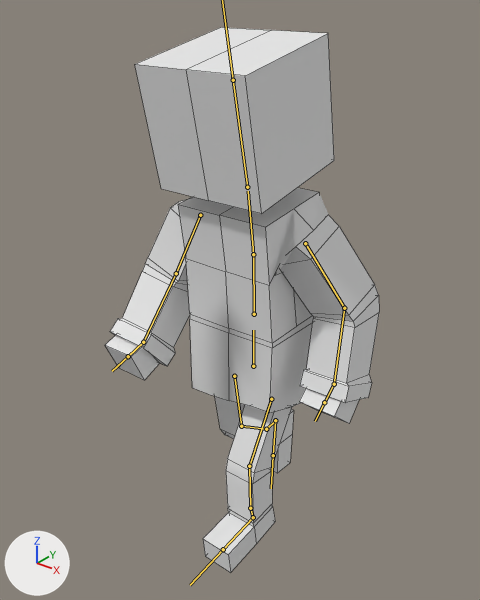
Renders of the FBX model Assets/Handmade stuff/Hero(Colby)/Colby.fbx from each side of a commit.
Both versions are drawn from a camera (50 mm lens) standing at (6.15, -8.07, 9.41) and looking at (-0.15, -0.2, 4.53). Lighting does not change. The marker at lower left points along +X, +Y and +Z. Both versions are drawn at frame 11 of the action 'Armature|Running'; the numbers are the values there. The bones that bend it are drawn over the model as lines. Mesh edges are drawn as thin lines.
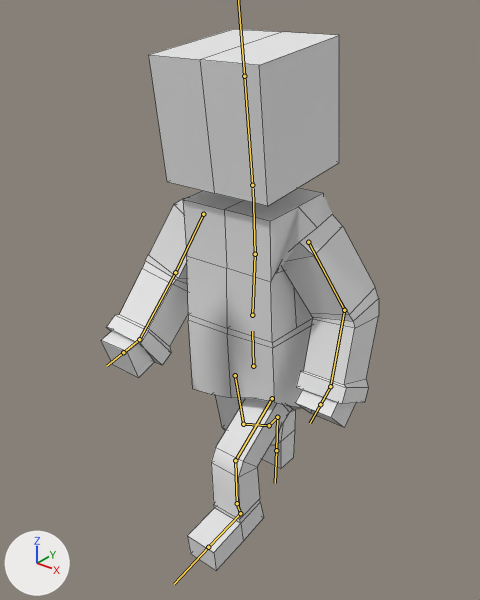
What the commit changed:
Bone 'Bone' (bone_bone) turns from (0, 0, 0) to (2, 0, 0) degrees about its own x, y and z.
Bone 'Bone.001' (bone_bone_001) turns from (0, 0, -2) to (0, 0, 4) degrees about its own x, y and z.
Bone 'Bone.010' (bone_bone_010) turns from (0, 0, 30) to (0, 0, 58) degrees about its own x, y and z.
Bone 'Bone.011' (bone_bone_011) turns from (31, 0, 0) to (58, 0, 0) degrees about its own x, y and z.

Boxes (x1, y1, x2, y2) around the edits, measured in the pictures (480 x 600 px):
'Cube', posed: before (105, 27, 379, 573); after (101, 29, 379, 571)
bone 'Bone', root to tip: before (253, 366) to (253, 330); after (253, 366) to (252, 331)
bone 'Bone.001', root to tip: before (254, 314) to (253, 254); after (252, 315) to (255, 254)
bone 'Bone.010', root to tip: before (271, 399) to (249, 466); after (272, 398) to (235, 460)
bone 'Bone.011', root to tip: before (249, 466) to (250, 508); after (235, 460) to (237, 503)
